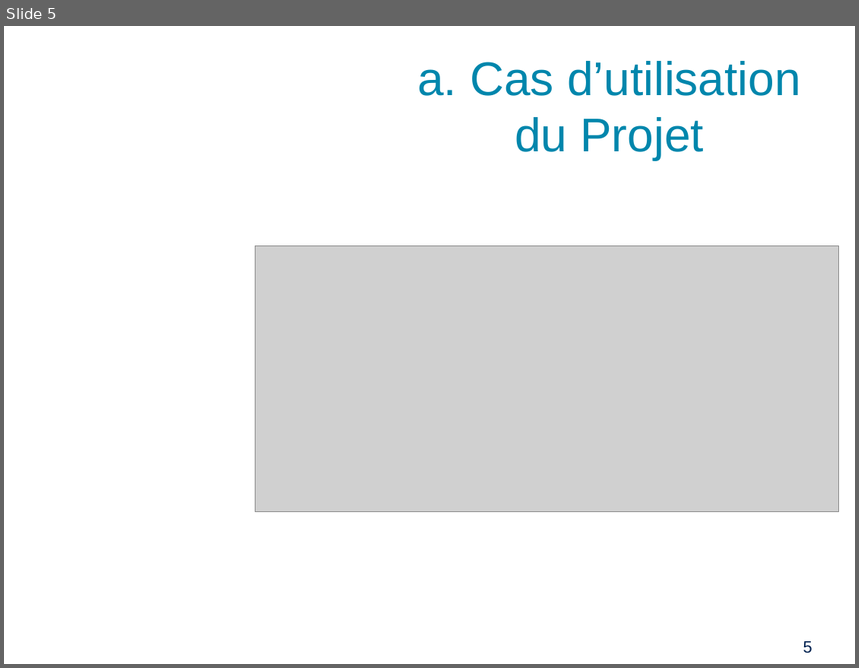
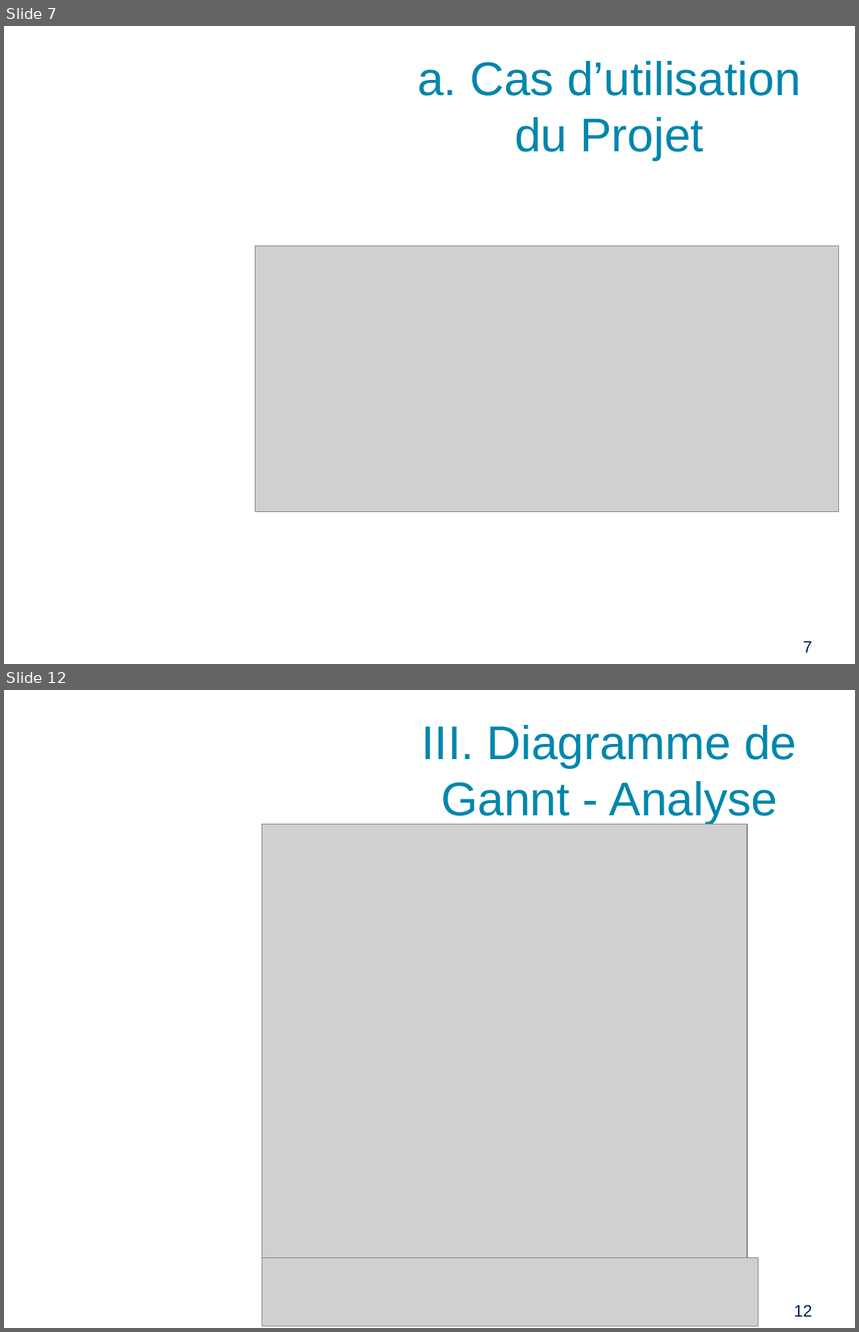
Before and after one commit to PinaudLucas/Projet, a slide deck: Lucas/Revue_1.odp. Shown one above the other, each under a label of ours: slide 5 before the commit, slides 7 and 12 after it; the slides between them are not shown. The pictures are 859x668 and 859x1332 pixels, drawn with LibreOffice and Linux fonts; fonts in the diff are those of the drawing; grey boxes stand for pictures; background and template pictures are left out. Boxes give left, top, right and bottom in pixels: in the first picture for what was removed or moved away, otherwise in the second. Text is boxed around its words. In the diff, an @@ line names an element or a change of style, - is before the commit and + after.

```diff
--- a/Lucas/Revue_1.odp
+++ b/Lucas/Revue_1.odp
@@ slide 12 added at [4, 690, 855, 1328], background picture (left out) @@
@@ title added at [422, 725, 797, 825], 40 pt, text #0086AC @@
+III. Diagramme de Gannt - Analyse
@@ picture added at [262, 824, 747, 1262] @@
@@ picture added at [262, 1258, 757, 1327] @@
@@ page number added at [794, 1305, 813, 1317], 14 pt, text #00204F @@
+12
@@ what was slide 5 is now slide 7 @@
@@ page number at [804, 642, 813, 653]: text changed @@
-5
+7
```
Also in this commit, not shown: 7 slides changed, 5 other slides added, 2 other files.
